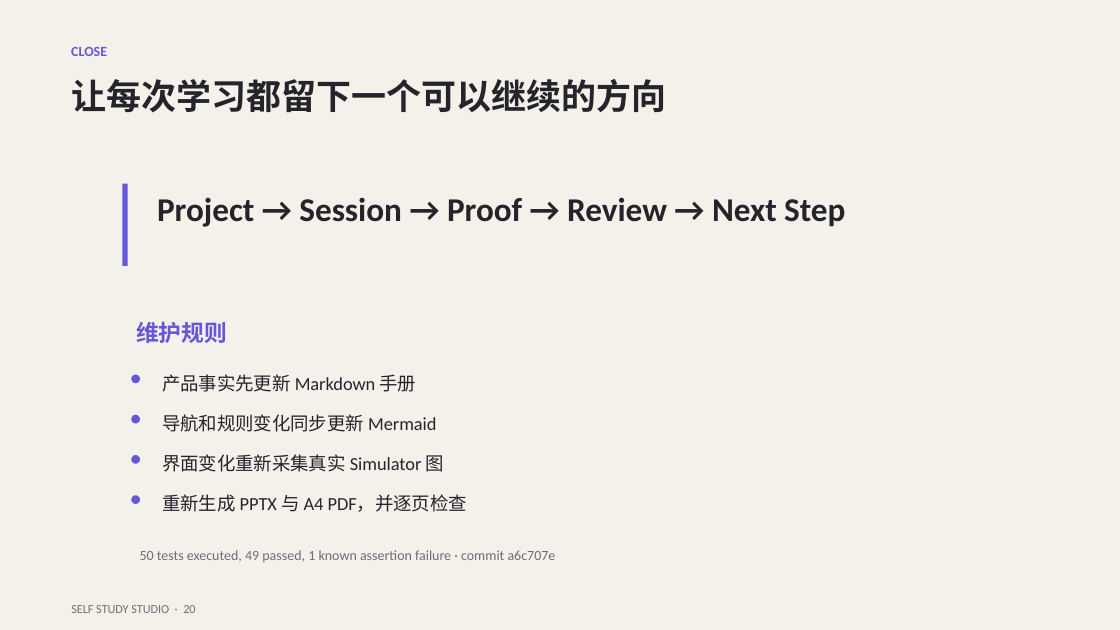
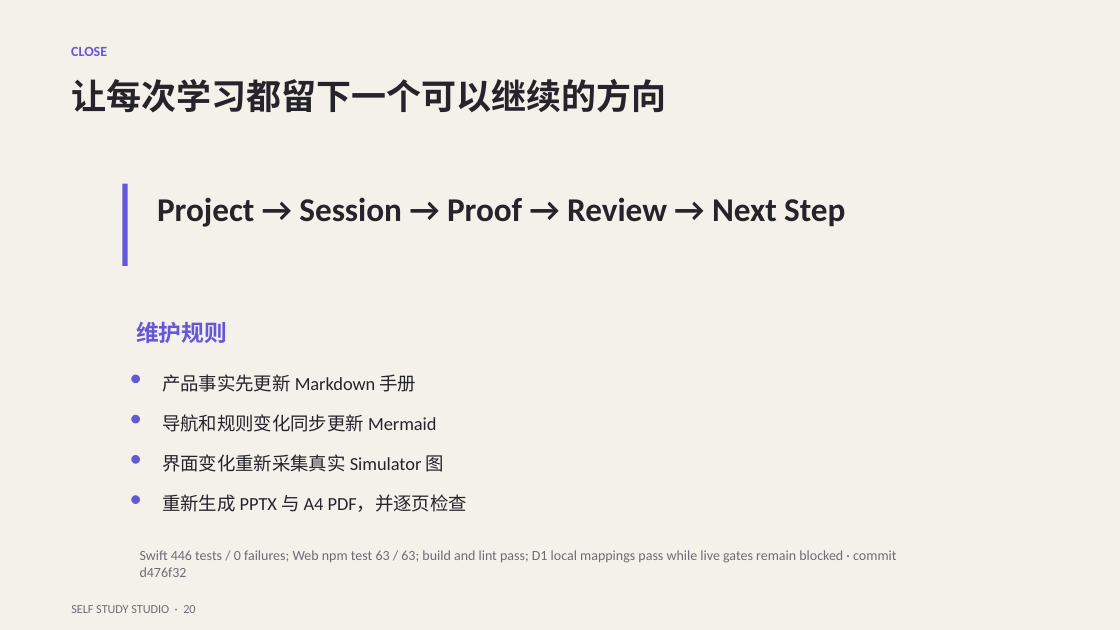
Before and after one commit to Panhe-C/self-study-studio, a slide deck: slide 20 of docs/product-guide/self-study-studio-product-deck.pptx. Drawn at 1120x630 pixels with LibreOffice and Linux fonts; fonts in the diff are those of the drawing. Boxes give left, top, right and bottom in pixels: in the first picture for what was removed or moved away, otherwise in the second. Text is boxed around its words. In the diff, an @@ line names an element or a change of style, - is before the commit and + after.

```diff
--- a/docs/product-guide/self-study-studio-product-deck.pptx
+++ b/docs/product-guide/self-study-studio-product-deck.pptx
@@ text at box(140, 550, 896, 577): text changed @@
-50 tests executed, 49 passed, 1 known assertion failure · commit a6c707e
+Swift 446 tests / 0 failures; Web npm test 63 / 63; build and lint pass; D1 local mappings pass while live gates remain blocked · commit d476f32
```
Also in this commit, not shown: 11 other slides changed, 1 slide added, 1 slide removed, 40 other files.
